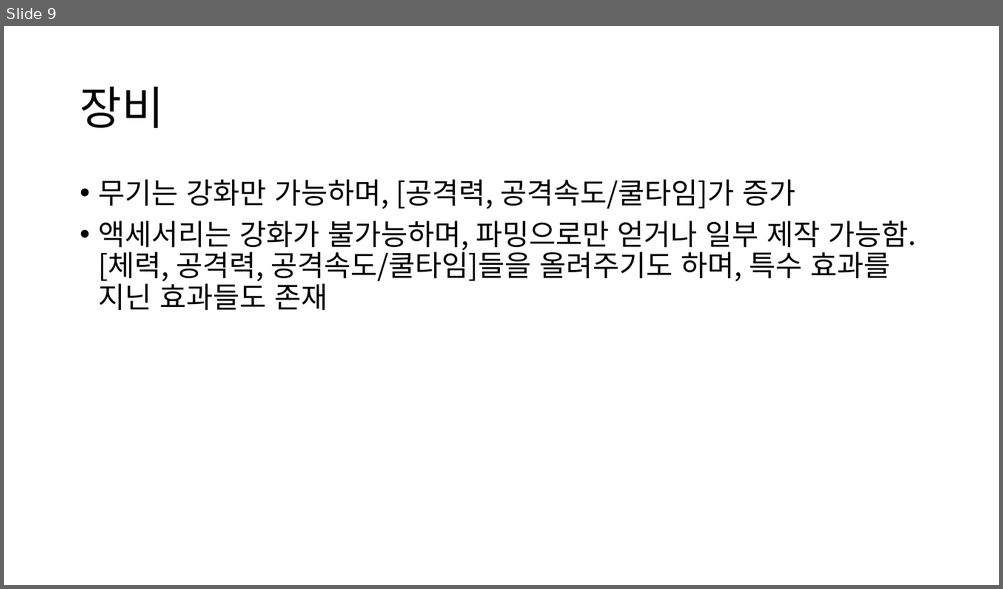
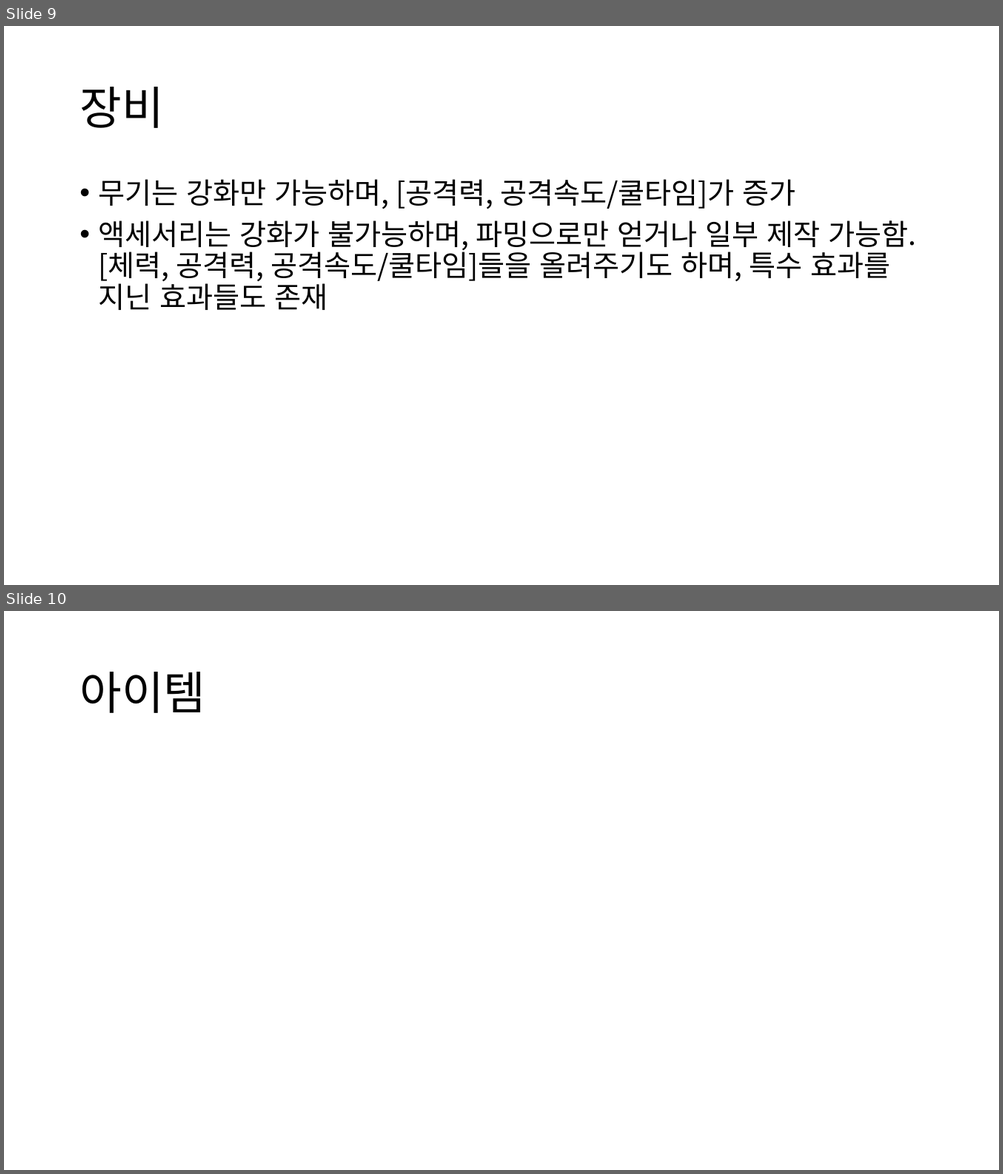
Before and after one commit to zyx0208/First, a slide deck: 기획.pptx. Shown one above the other, each under a label of ours: slide 9 before the commit, slides 9 and 10 after it. The pictures are 1003x589 and 1003x1174 pixels, drawn with LibreOffice and Linux fonts; fonts in the diff are those of the drawing. Boxes give left, top, right and bottom in pixels: in the first picture for what was removed or moved away, otherwise in the second. Text is boxed around its words. In the diff, an @@ line names an element or a change of style, - is before the commit and + after.

```diff
--- a/기획.pptx
+++ b/기획.pptx
@@ slide 10 added at bbox=[4, 611, 999, 1170], background #FFFFFF @@
@@ title added at bbox=[79, 672, 205, 713], 44 pt, text #000000 @@
+아이템
```
Also in this commit, not shown: 9 other files.
